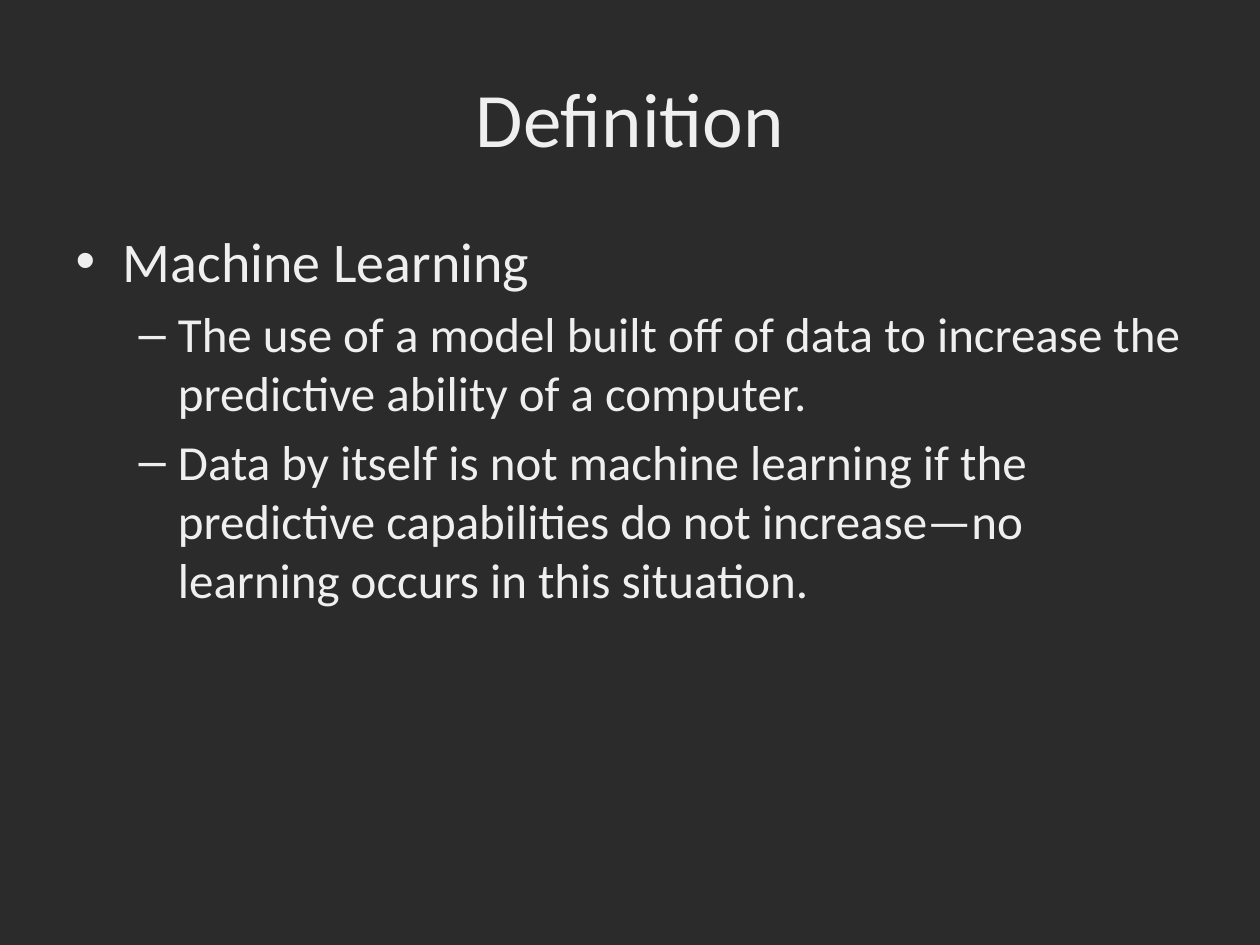
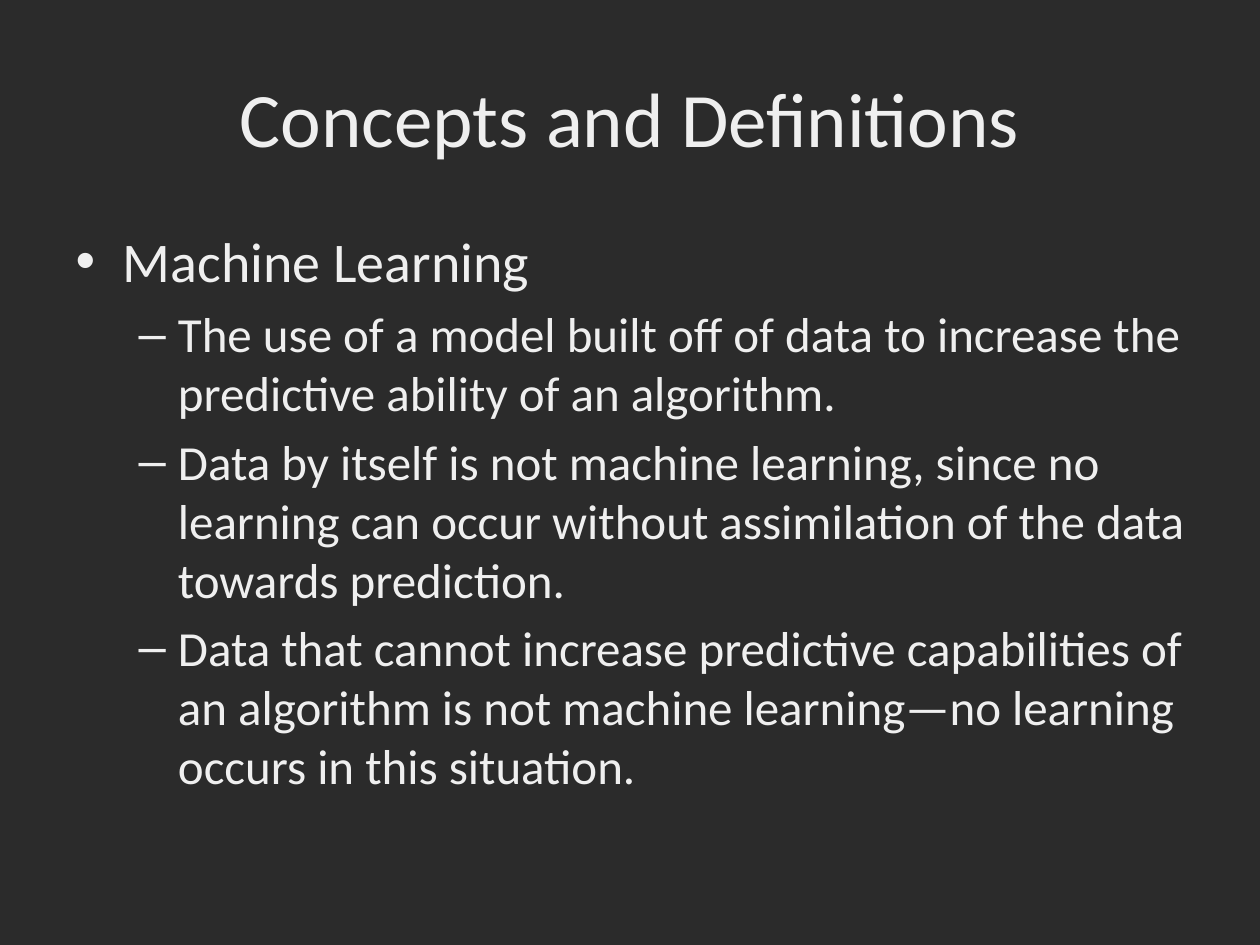
Before and after one commit to dbowmans46/PracticalProgramming, a slide deck: slide 4 of Session 7 - Python/Instructional Material/Session 7 - Python Brief Intro to Machine Learning with Scikit Learn.pptx (slide 3 before the commit). Drawn at 1260x945 pixels with LibreOffice and Linux fonts; fonts in the diff are those of the drawing; background and template pictures are left out; a plain dark background stands for a picture behind light text. Boxes give left, top, right and bottom in pixels: in the first picture for what was removed or moved away, otherwise in the second. Text is boxed around its words. In the diff, an @@ line names an element or a change of style, - is before the commit and + after.

Commit message:
Fixed typos, updated style, added underfitting and overfitting concepts.

```diff
--- a/Session 7 - Python/Instructional Material/Session 7 - Python Brief Intro to Machine Learning with Scikit Learn.pptx
+++ b/Session 7 - Python/Instructional Material/Session 7 - Python Brief Intro to Machine Learning with Scikit Learn.pptx
@@ title at [240, 93, 1019, 160]: text changed @@
-Definition
+Concepts and Definitions
@@ text at [178, 318, 1184, 785]: text changed @@
-  – The use of a model built off of data to increase the predictive ability of a computer.
-  – Data by itself is not machine learning if the predictive capabilities do not increase—no learning occurs in this situation.
+  – The use of a model built off of data to increase the predictive ability of an algorithm.
+  – Data by itself is not machine learning, since no learning can occur without assimilation of the data towards prediction.
+  – Data that cannot increase predictive capabilities of an algorithm is not machine learning—no learning occurs in this situation.
```
Also in this commit, not shown: 16 other slides changed, 6 slides added.
